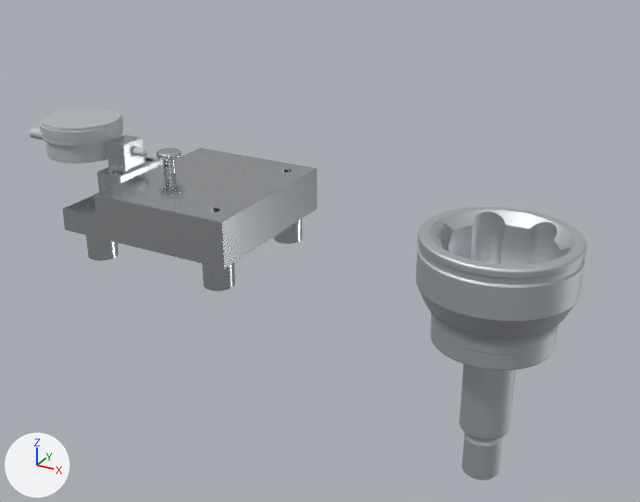
Before and after pictures for a commit that changed the glTF model BJ_OUTERRACE/Track_Based/Track_Based.glb.
Rendered twice from a 50 mm camera at (0.355, -0.454, 0.244) aimed at (0.099, 0.011, 0.011). The axes (+X, +Y, +Z) are drawn at lower left. The lights are the same throughout. The older version comes first. Where no turn or scale is listed for an object, it has been applied to the vertices.

Objects in the first picture: 'BJ 104C', 'Track_Based', 'Track_Based.003', 'Track_Based.004', 'Track_Based.008', 'Track_Based.009' and 4 more.
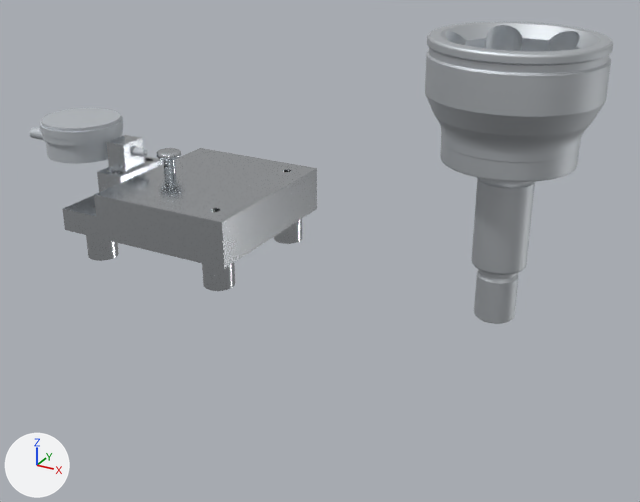
Pixel boxes (x1, y1, x2, y2) of what changed, in the pictures (640 x 502 px):
```json
{"object": "BJ 104C", "change": "moved", "before": [416, 207, 587, 480], "after": [425, 22, 613, 324]}
```

Scene script edits in JSON lines:
```json
{"op": "set", "path": "ob_bj_104c.location", "old": "(0.2213, 0.0, 0.0511)", "new": "(0.2213, 0.0, 0.1618)"}
```
